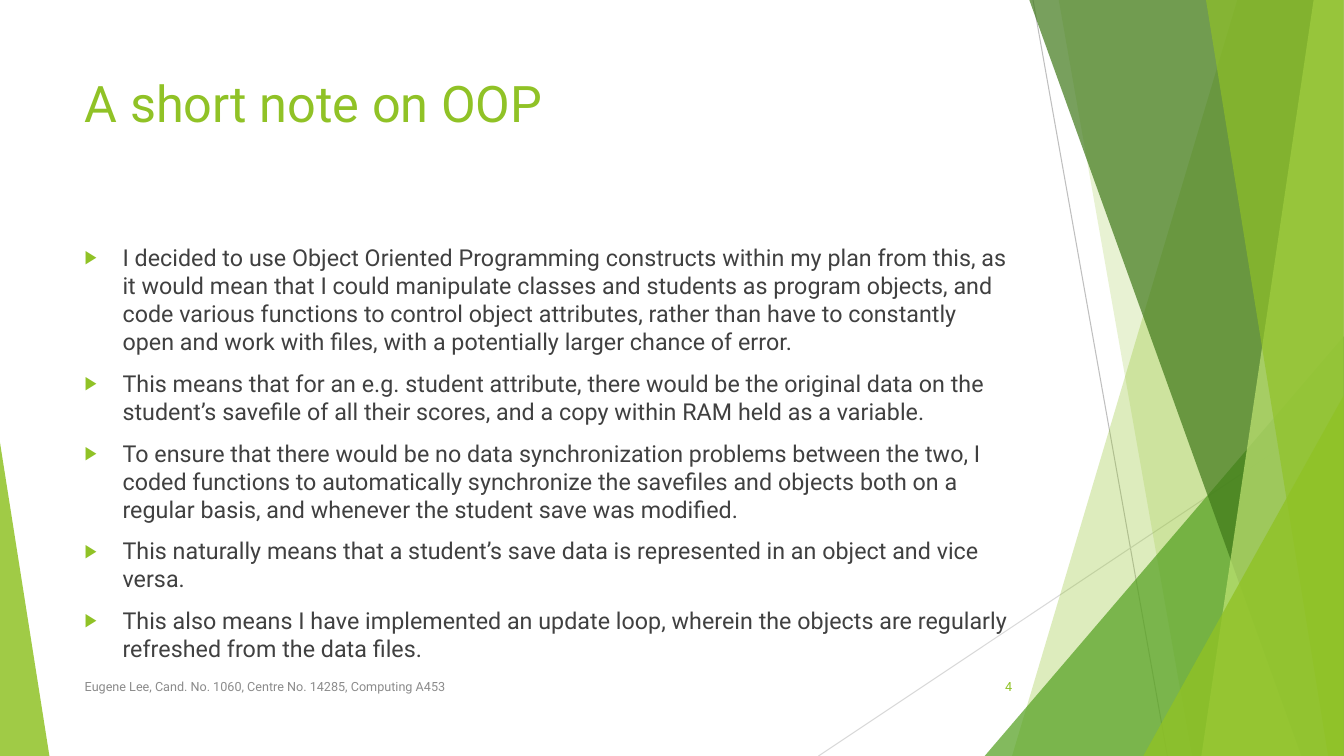
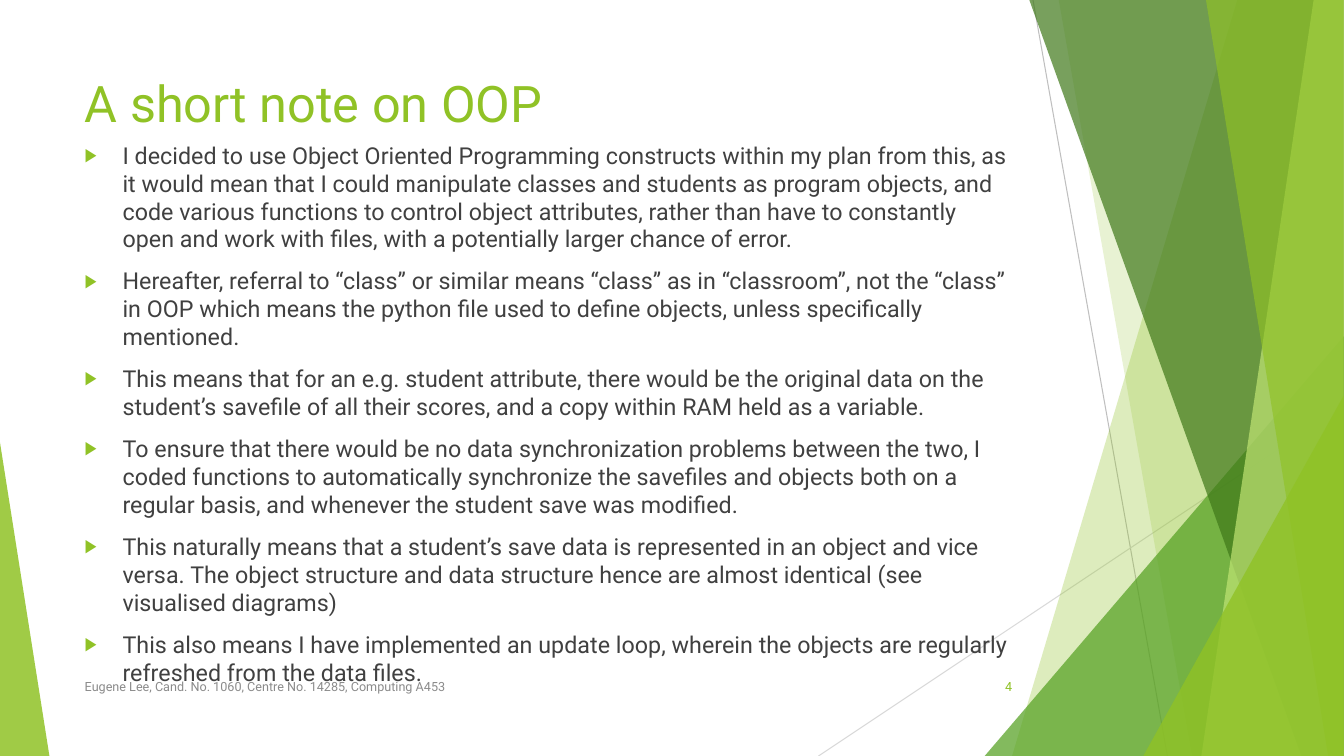
Before and after one commit to labcoatlazuli/python-arithmetic-quiz, a slide deck: slide 4 of A453 Presentation.pptx. Drawn at 1344x756 pixels with LibreOffice and Linux fonts; fonts in the diff are those of the drawing. Boxes give left, top, right and bottom in pixels: in the first picture for what was removed or moved away, otherwise in the second. Text is boxed around its words. In the diff, an @@ line names an element or a change of style, - is before the commit and + after.

```diff
--- a/A453 Presentation.pptx
+++ b/A453 Presentation.pptx
@@ text "I decided to use Object ...": place and size @@
-text "I decided to use Object ..." at [123,248,1007,657]
+text "I decided to use Object ..." at [123,146,1007,658]
@@ text at [123,271,1004,345]: paragraph added @@
+▶ Hereafter, referral to “class” or similar means “class” as in “classroom”, not the “class” in OOP which means the python file used to define objects, unless specifically mentioned.
@@ text at [123,537,978,616]: text changed @@
-▶ This naturally means that a student’s save data is represented in an object and vice versa.
+▶ This naturally means that a student’s save data is represented in an object and vice versa. The object structure and data structure hence are almost identical (see visualised diagrams)
```
Also in this commit, not shown: 3 other slides changed, 2 slides added, 5 other files.
